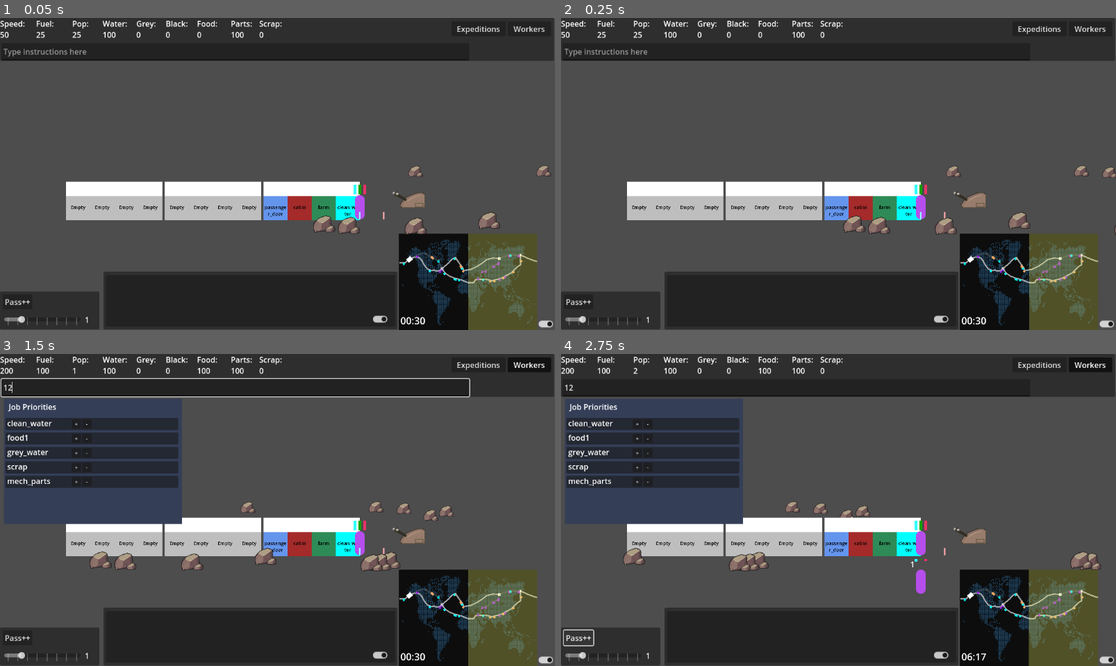
Above: before the commit, frames 1-4 (two rows, left to right).
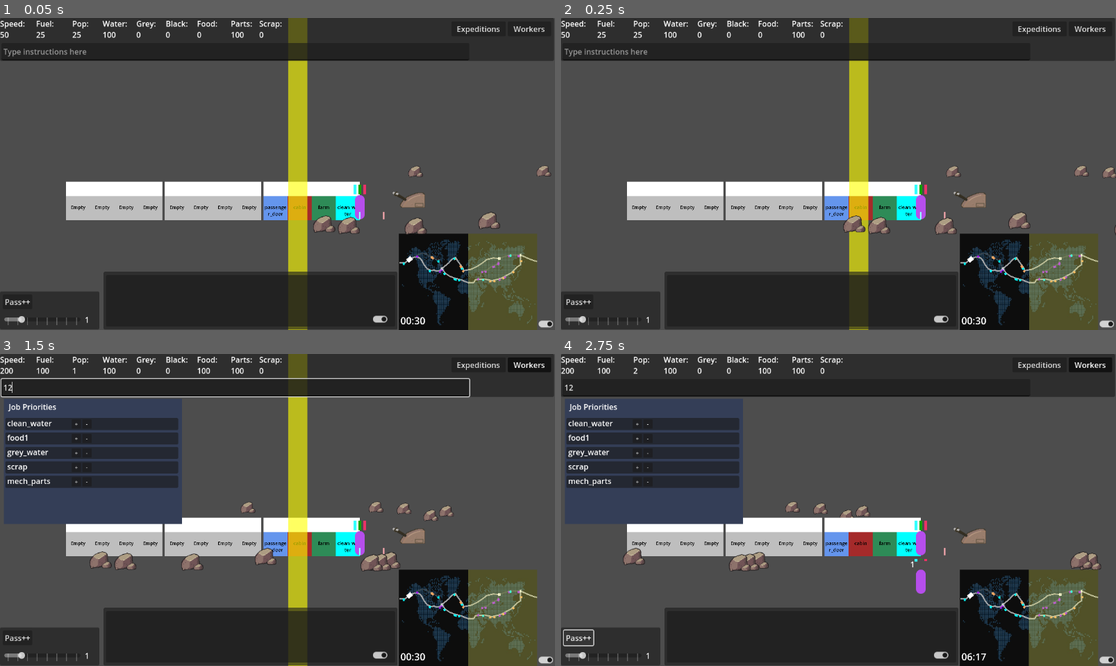
Above: after the commit, the same moments.

Repository: Sphinx111/ed_and_morgs_train_builder
Game: Godot game, scene res://Scenes/traincar.tscn
Two runs of this game, one before a commit and one after it. Both use one fixed random seed, a clock stepped at 60 frames per second and the inputs below.
Inputs (mouse positions are in pixels of both pictures, inside the frame that each line leads up to):
- Up to frame 1 (0.05 s): no input
- Up to frame 2 (0.25 s): no input
- Up to frame 3 (1.5 s): click (233, 388) at 0.52 s; type "12" at 0.6 s; click "Workers" at 1.25 s
- Up to frame 4 (2.75 s): click "Pass++" at 2 s

The runs differ from the first frame. In frame 1, 2.7% of the frame differs, in the area x 51-56%, y 0-100%; in frame 2, 2.6%; in frame 3, 2.7%; in frame 4, nothing differs.

Commit message:
The sun exists, and we are better at knowing where it is

Diff:
--- a/BackgroundHandler.gd
+++ b/BackgroundHandler.gd
@@ -1,6 +1,6 @@
 extends Node2D
 
-class_name Background
+class_name BackgroundManager
 
 var rockImg = preload("res://images/Rock1.png")
 
@@ -15,6 +15,7 @@
 var fg = $ForegroundLayer
 @onready
 var bg = $BackgroundLayer
+@onready var sunbeam = $Sunbeam
 
 var reference_speed : float = 100.00
 var train : Train = null
@@ -50,3 +51,12 @@
 		if rock.position.x < -20 or rock.position.x > Globals.display_width + 120:
 			if Globals.train_direction > 0: rock.position.x = Globals.display_width + randf_range(50, 110)
 			elif Globals.train_direction < 0: rock.position.x = 0 - randf_range(50, 120)
+
+func update_sun_state():
+	var sun_height : float = train.worldMap.get_sun_height_for_train()
+	if sun_height <= -1:
+		sunbeam.hide()
+	else:
+		sunbeam.show()
+		sunbeam.rotation = (1 * PI) - ((0.5 * PI) * sun_height)
+	pass
--- a/MapHandler.gd
+++ b/MapHandler.gd
@@ -53,19 +53,58 @@
 		return true
 	return false
 
+func is_position_in_sun(testPos : Vector2) -> bool:
+	if testPos.x > sun1.position.x and testPos.x < sun1.position.x + sunradius:
+		return true
+	elif testPos.x > sun2.position.x and testPos.x < sun2.position.x + sunradius:
+		return true
+	return false
+
+func get_sun_height_for_train() -> float:
+	return get_sun_height(trainMarker.position)
+
+## Get the sun's height in the sky from a given position. < 0 = down, 0.0 = left horizon, 1.0 = overhead, 2.0 right horizon
+func get_sun_height(testPosition : Vector2) -> float:
+	var result : float = -1
+
+	var distance_to_nearest_sun : float = get_distance_to_any_sun(testPosition)
+	if distance_to_nearest_sun > sunradius/2:
+		return result    ## If not in either sun, then return -1
+
+	result = distance_to_nearest_sun / (sunradius/2)
+	return result
+
+## Important: Returns distance to midpoint of a sun
+func get_distance_to_any_sun(testPosition : Vector2) -> float:
+	var distance_in_pixels : float = 0
+	var dist_to_sun1 : float = sun1.position.x + (sunradius/2) - testPosition.x
+	var dist_to_sun2 : float = sun2.position.x + (sunradius/2) - testPosition.x
+	# If sun 1 is the closest sun, return distance to it
+	if abs(dist_to_sun1) <  abs(dist_to_sun2):
+		distance_in_pixels = sun1.position.x + (sunradius/2) - testPosition.x
+	else:
+		distance_in_pixels = sun2.position.x + (sunradius/2) - testPosition.x
+
+	return distance_in_pixels
+
+func get_distance_to_next_sun(testPosition : Vector2) -> float:
+	var distance_in_pixels : float = 0
+	var dist_to_sun1 : float = sun1.position.x - testPosition.x
+	var dist_to_sun2 : float = sun2.position.x - testPosition.x
+	if dist_to_sun1 > 0 and dist_to_sun2 > 0:
+		distance_in_pixels = min(sun1.position.x - testPosition.x, sun2.position.x - testPosition.x)
+	elif dist_to_sun1 > 0:
+		distance_in_pixels = sun1.position.x - testPosition.x
+	else:
+		distance_in_pixels = sun2.position.x - testPosition.x
+	return distance_in_pixels
+
 func update_time_to_sun():
-	var train_speed_in_pixels : float = local_to_global_speed_conversion * selectedTrain.speed
-	train_speed_in_pixels = cos(abs(trainMarker.rotation)) * train_speed_in_pixels
+	#var train_speed_in_pixels : float = local_to_global_speed_conversion * selectedTrain.speed
+	#train_speed_in_pixels = cos(abs(trainMarker.rotation)) * train_speed_in_pixels
 	var sun_speed_in_pixels : float = sunspeed
-	var dist_to_sun1 : float = sun1.position.x - trainMarker.position.x
-	var dist_to_sun2 : float = sun2.position.x - trainMarker.position.x
 	var distance_in_pixels : float = 0.0
-	if dist_to_sun1 > 0 and dist_to_sun2 > 0:
-		distance_in_pixels = min(sun1.position.x - trainMarker.position.x, sun2.position.x - trainMarker.position.x)
-	elif dist_to_sun1 > 0:
-		distance_in_pixels = sun1.position.x - trainMarker.position.x
-	else:
-		distance_in_pixels = sun2.position.x - trainMarker.position.x
+	distance_in_pixels = get_distance_to_next_sun(trainMarker.position)
 	var time_to_sun =  distance_in_pixels / (sun_speed_in_pixels) #- train_speed_in_pixels)
 	if time_to_sun > 0:
 		var displayText = Helpers.seconds_to_mm_ss(time_to_sun)
--- a/Scenes/traincar.tscn
+++ b/Scenes/traincar.tscn
@@ -281,6 +281,14 @@
 [node name="BackgroundLayer" type="Node2D" parent="Background"]
 z_index = -1
 position = Vector2(0, 334)
+
+[node name="Sunbeam" type="ColorRect" parent="Background"]
+offset_left = 638.0
+offset_top = 650.0
+offset_right = 678.0
+offset_bottom = 1301.0
+rotation = 3.14159
+color = Color(1, 1, 0, 0.619608)
 
 [connection signal="text_submitted" from="BasicUI/LineEdit" to="BasicUI" method="_on_line_edit_text_submitted"]
 [connection signal="toggled" from="BasicUI/Button" to="BasicUI" method="_on_JobController_open_toggled"]
--- a/Train.gd
+++ b/Train.gd
@@ -120,7 +120,6 @@
 			carriage.resource_tick()
 	passengerManager.resource_tick()
 	update_speed()
-	worldMap.is_train_in_sun()
 
 func update_speed():
 	if expedition_safety_flag == false:
--- a/basic_ui.gd
+++ b/basic_ui.gd
@@ -19,6 +19,7 @@
 var jobsController : Panel = null
 var expeditionsControllerScene : PackedScene = preload("res://Scenes/expeditions_panel.tscn")
 var expeditionsController : ExpeditionsController = null
+var backgroundController : BackgroundManager = null
 
 func do_resource_tick():
 	selectedTrain.resource_tick()
@@ -28,6 +29,8 @@
 
 	if expeditionsController != null:
 		expeditionsController.train_tick()
+
+	backgroundController.update_sun_state()
 
 func _ready() -> void:
 	Globals.activeUI = self
@@ -53,6 +56,8 @@
 	resource_detail = get_node("ResourcePanel/ResourceDetailPanel")
 	resource_detail.hide()
 	setup_hover_signals()
+
+	backgroundController = get_parent().get_node("Background")
 
 func setup_hover_signals():
 	var speedNode : RichTextLabel = get_node("ResourcePanel/Speed")
